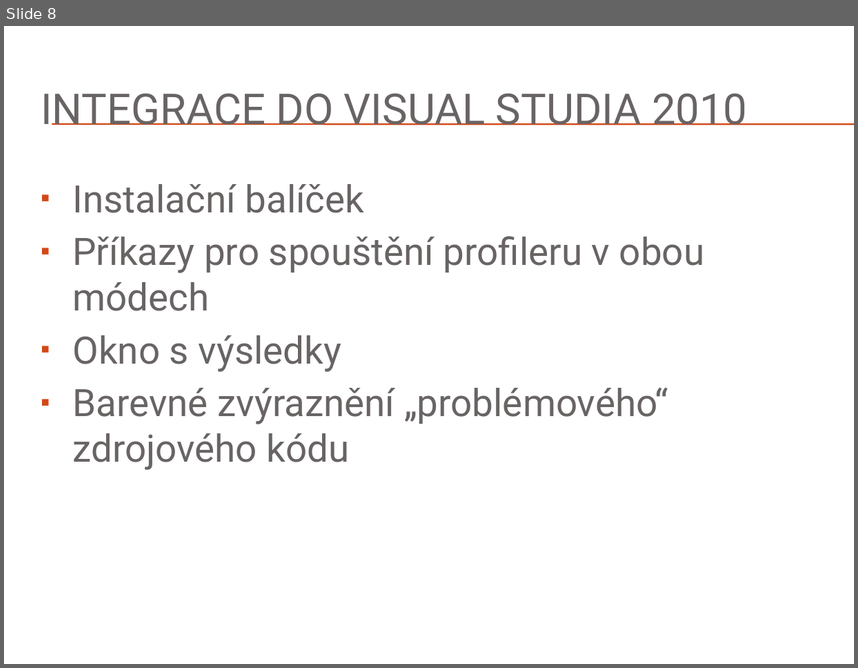
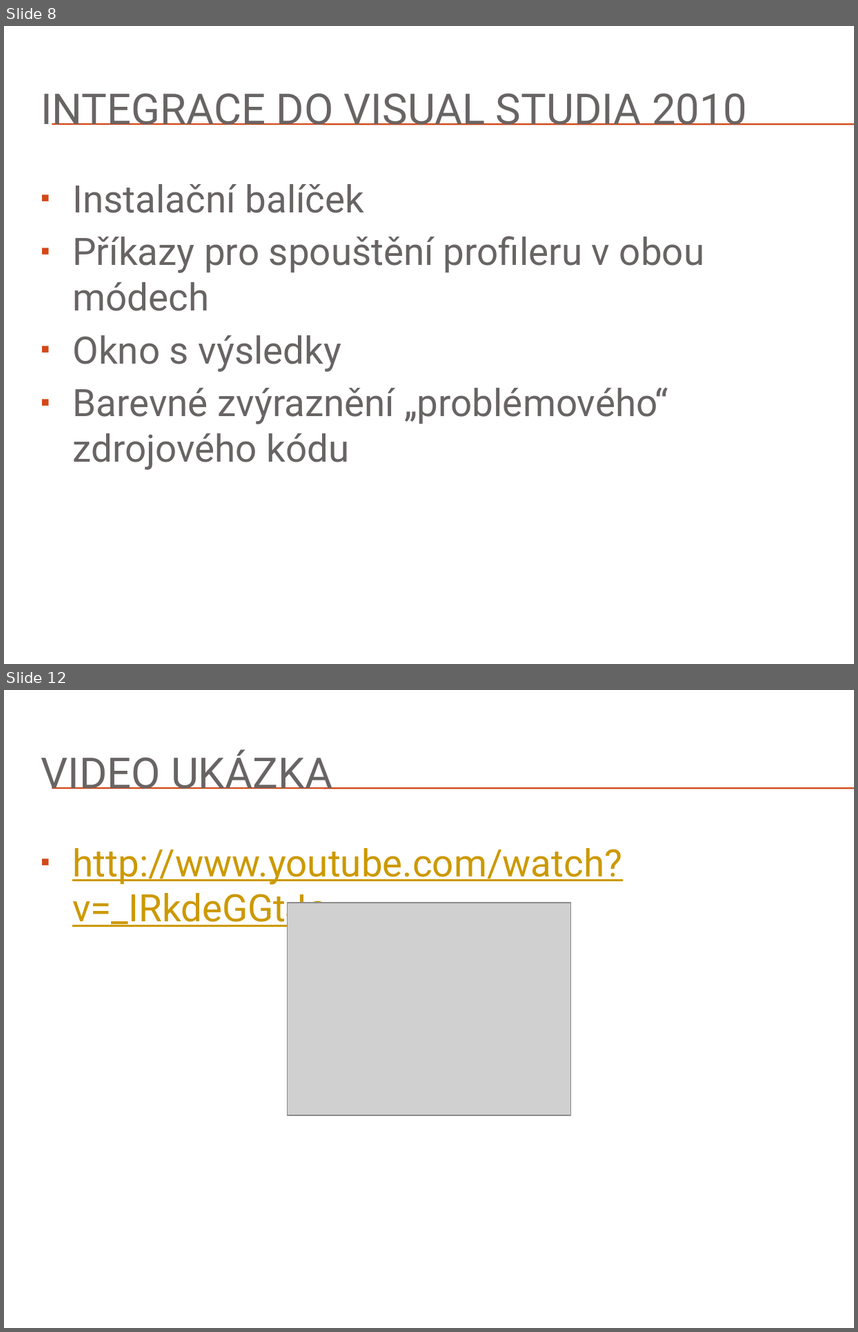
Before and after one commit to rasiths/visual-profiler, a slide deck: Thesis/Presentation/Výkonové profilování na platformě.pptx. Shown one above the other, each under a label of ours: slide 8 before the commit, slides 8 and 12 after it; the slides between them are not shown. The pictures are 858x668 and 858x1332 pixels, drawn with LibreOffice and Linux fonts; fonts in the diff are those of the drawing; grey boxes stand for pictures; background and template pictures are left out. Boxes give left, top, right and bottom in pixels: in the first picture for what was removed or moved away, otherwise in the second. Text is boxed around its words. In the diff, an @@ line names an element or a change of style, - is before the commit and + after.

```diff
--- a/Thesis/Presentation/Výkonové profilování na platformě.pptx
+++ b/Thesis/Presentation/Výkonové profilování na platformě.pptx
@@ slide 12 added at bbox=[4, 690, 854, 1328], background picture (left out); not listed: 2 template elements that a slide beside it also shows @@
@@ title added at bbox=[41, 749, 332, 789], 36 pt, text #696464 @@
+VIDEO UKÁZKA
@@ text added at bbox=[72, 848, 622, 931], 32 pt, text #CC9900, underline @@
+▪ http://www.youtube.com/watch?v=_IRkdeGGtJo
@@ picture added at bbox=[287, 903, 570, 1115] @@
```
Also in this commit, not shown: 2 slides changed, 5 other slides added, 4 other files.
